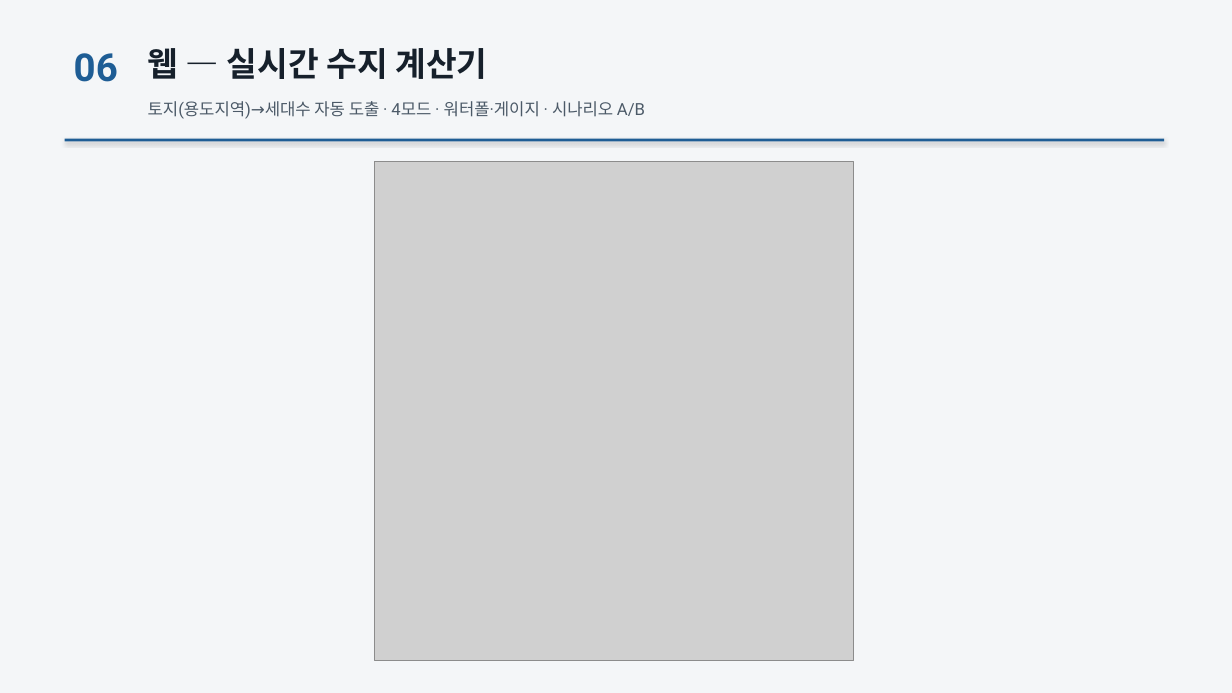
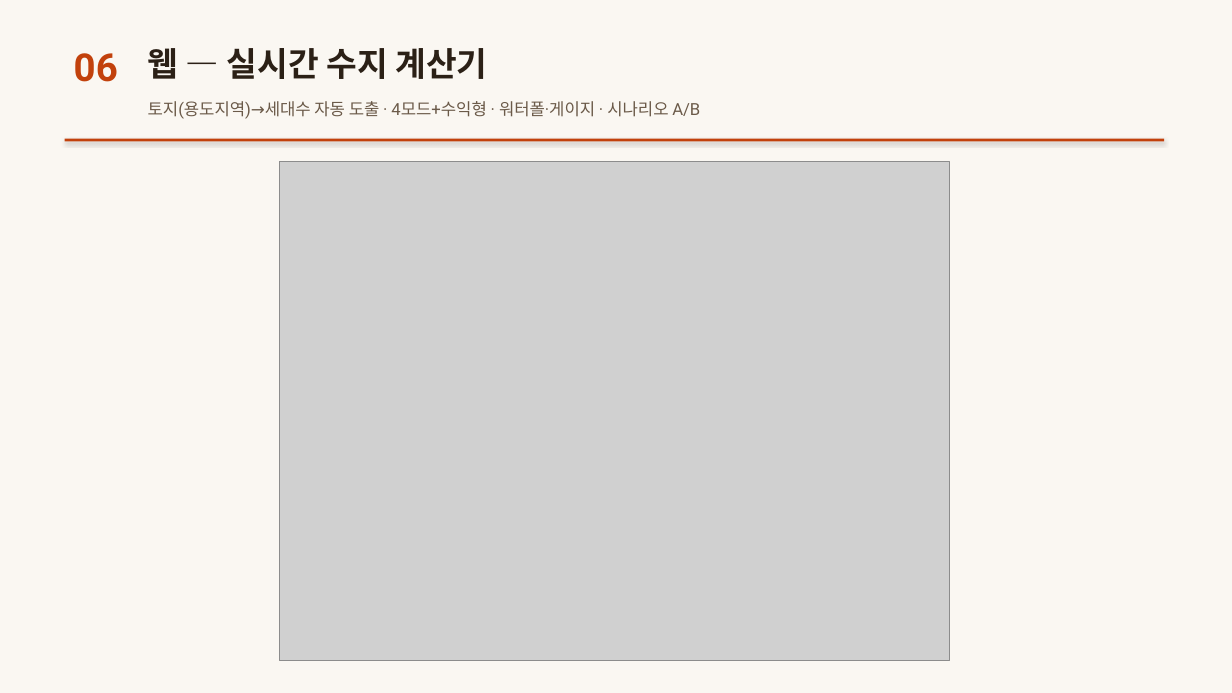
Before and after one commit to yooooonjae/suji, a slide deck: slide 7 of 포트폴리오/수지_부동산수지분석_포트폴리오.pptx. Drawn at 1232x693 pixels with LibreOffice and Linux fonts; fonts in the diff are those of the drawing; grey boxes stand for pictures. Boxes give left, top, right and bottom in pixels: in the first picture for what was removed or moved away, otherwise in the second. Text is boxed around its words. In the diff, an @@ line names an element or a change of style, - is before the commit and + after.

Commit message:
docs: 포트폴리오 PPT v2 — 주황 브랜드·162테스트·14종·수익형·검증체계·서울25구 반영

```diff
--- a/포트폴리오/수지_부동산수지분석_포트폴리오.pptx
+++ b/포트폴리오/수지_부동산수지분석_포트폴리오.pptx
@@ background #F4F6F8 to #FAF7F2 @@
@@ text "06" at box(74, 53, 118, 82): text colour #1E5D95 to #C2410C @@
@@ text "웹 — 실시간 수지 계산기" at box(148, 48, 488, 79): text colour #16202B to #2B2016 @@
@@ text at box(148, 101, 700, 119): text changed; text colour #4C5A68 to #6B5A49 @@
-토지(용도지역)→세대수 자동 도출 · 4모드 · 워터폴·게이지 · 시나리오 A/B
+토지(용도지역)→세대수 자동 도출 · 4모드+수익형 · 워터폴·게이지 · 시나리오 A/B
@@ rectangle at box(65, 139, 1165, 141): fill #1E5D95 to #C2410C @@
@@ picture: place and size @@
-picture at box(375, 162, 854, 661)
+picture at box(279, 162, 949, 661)
```
Also in this commit, not shown: 8 other slides changed, 6 other files.
